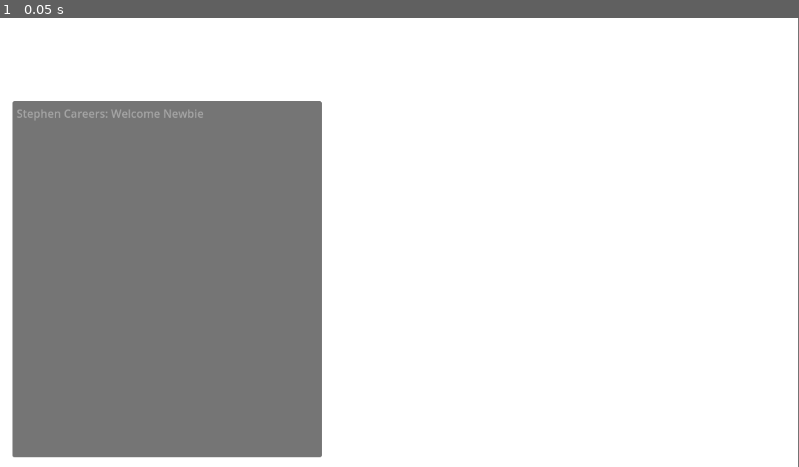
Above: before the commit, frame 1.
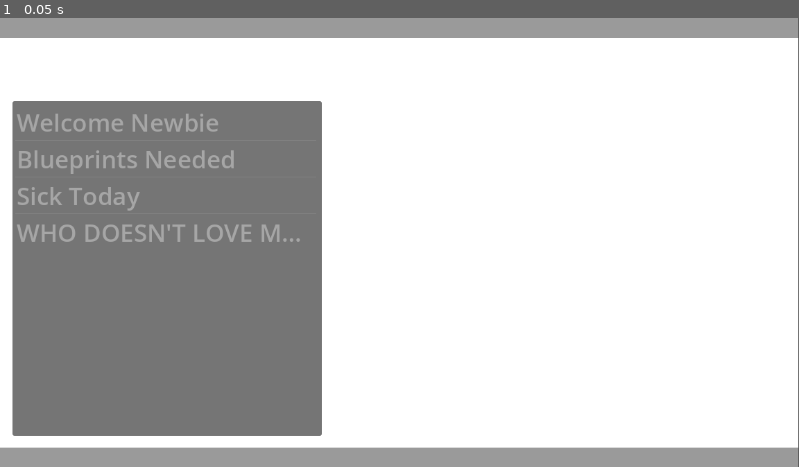
Above: after the commit, the same moment.

Repository: SeanGreeley/2025-Chillennium-Drury
Game: Godot game, scene res://scenes/GameMain.tscn
Same seed, same stepped clock (60 frames per second), same inputs: the game is played once before the commit and once after it. The project has no main scene, so this scene is started directly.
Inputs:
- Up to frame 1 (0.05 s): no input

The runs differ from the first frame. In frame 1, 11% of the frame differs, in the area x 0-100%, y 0-100%.

Commit message:
Global script and email handling

Diff:
--- a/project.godot
+++ b/project.godot
@@ -12,7 +12,12 @@
 
 config/name="Chillenium 2025 Game"
 config/features=PackedStringArray("4.3", "GL Compatibility")
+boot_splash/image="res://assets/DIGS_DESIGN_3_1.webp"
 config/icon="res://assets/icon.svg"
+
+[autoload]
+
+Global="*res://scripts/Global.gd"
 
 [rendering]
 
--- a/scenes/GameMain.tscn
+++ b/scenes/GameMain.tscn
@@ -17,4 +17,30 @@
 offset_left = 18.0
 offset_top = 120.0
 offset_right = 464.0
-offset_bottom = 634.0
+offset_bottom = 603.0
+tooltip_text = "Email Inbox: When emails are sent to your account, they will appear here."
+theme_override_font_sizes/font_size = 35
+allow_search = false
+
+[node name="VBoxContainer" type="VBoxContainer" parent="."]
+layout_mode = 0
+offset_left = 489.0
+offset_top = 122.0
+offset_right = 908.0
+offset_bottom = 633.0
+tooltip_text = "Email View Box: After clicking on an email to the left, the email will show up here."
+
+[node name="ColorRect2" type="ColorRect" parent="VBoxContainer"]
+layout_mode = 2
+color = Color(0.605274, 0.605274, 0.605274, 1)
+
+[node name="ColorRect2" type="ColorRect" parent="."]
+offset_top = 620.0
+offset_right = 1151.0
+offset_bottom = 649.0
+color = Color(0.605274, 0.605274, 0.605274, 1)
+
+[node name="ColorRect3" type="ColorRect" parent="."]
+offset_right = 1151.0
+offset_bottom = 29.0
+color = Color(0.605274, 0.605274, 0.605274, 1)
--- a/scripts/EmailController.gd
+++ b/scripts/EmailController.gd
@@ -1,9 +1,14 @@
 extends Control
 
+var Opener = {"name"="Stephen Careers", "header"="Welcome Newbie", "subject"="Hello World", "links"=null}
+var mail = Global.emails
 
 # Called when the node enters the scene tree for the first time.
 func _ready() -> void:
-	$ItemList.add_item("Stephen Careers: Welcome Newbie")
+	$ItemList.add_item(Opener["header"])
+	$ItemList.add_item(mail[0]["header"])
+	$ItemList.add_item(mail[1]["header"])
+	$ItemList.add_item("WHO DOESN'T LOVE MONEY?")
 
 
 
--- a/scripts/Global.gd
+++ b/scripts/Global.gd
@@ -1,11 +1,6 @@
 extends Node
-
-
-# Called when the node enters the scene tree for the first time.
-func _ready() -> void:
-	pass # Replace with function body.
-
-
-# Called every frame. 'delta' is the elapsed time since the previous frame.
-func _process(delta: float) -> void:
-	pass
+var emails = [
+	{"name"="Winston Digs", "header"="Blueprints Needed", "subject"="Bathroom", "links"=null},
+	{"name"="Katherine McGill", "header"="Sick Today", "subject"="Sickness", "links"=null},
+	{"name"="Richie Rich", "header"="WHO DOESN'T LOVE MONEY?", "subject"="Scammer get Scammed", "links"=null}
+]
Binary file added: assets/DIGS_DESIGN_3_1.webp
Not shown, added: assets/DIGS_DESIGN_3_1.webp.import
Not shown: 1 places in scenes/GameTitle.tscn that only renumber resources
